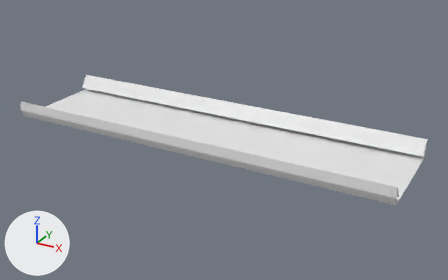
A saved change to the FBX model Assets/Graphics/Models/Track/Start/startWall.fbx.
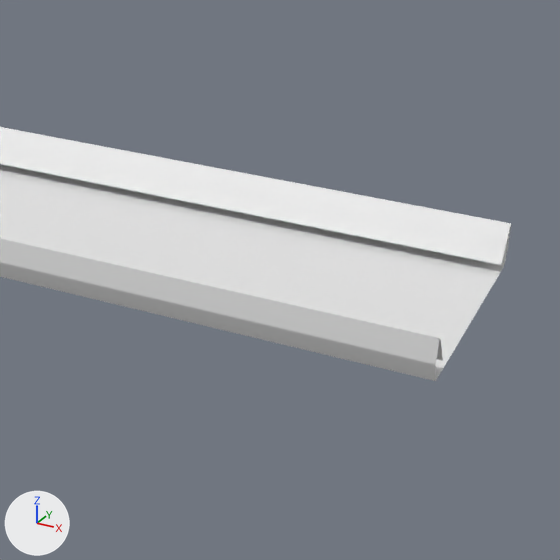
Each version is shown whole from a 50 mm camera at (0.405, -0.693, 0.332) aimed at (0.026, -0.003, -0.013), then close up on the part from 48% to 100% of the width and 16% to 100% of the height. Every picture has the same lights, and +X, +Y and +Z are marked at lower left. Materials are left out; every surface is plain grey. Where no turn or scale is listed for an object, it has been applied to the vertices.

The scene before the commit, as lines of its bpy script (objects in view):
```python
me_mesh = bpy.data.meshes.new('Mesh')
me_mesh.from_pydata(...)  # 187 vertices, 160 faces; spans x -0.281..0.281, y -0.076..0.076, z -0.012..0.012
# faces by material slot: [40, 100, 20]
me_mesh.materials.append(mat_genwallmainneon)
me_mesh.materials.append(mat_startwallmat)
me_mesh.materials.append(mat_genwalloutsideneon)
ob_startwall = bpy.data.objects.new('startWall', me_mesh)
ob_startwall.location = (0.0, 0.0, 0.0)
```
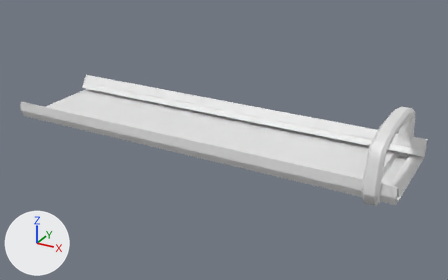
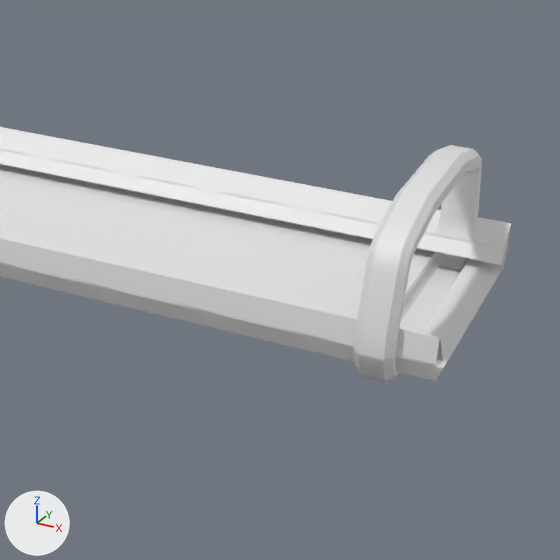
Where the change shows, as pixel boxes [x1, y1, x2, y2] in the close-ups (560 x 560 px):
'startWall', reshaped
    before: [0, 127, 511, 381]
    after: [0, 127, 511, 383]
part 1 of me_mesh, added
    after: [0, 127, 511, 383]

Edits to the bpy script that builds the scene:
```text
Change me_mesh:
    used by ob_startwall; location = (0.0, 0.0, 0.0)
    remove me_mesh.from_pydata(...)  # 187 vertices, 160 faces; spans x -0.281..0.281, y -0.076..0.076, z -0.012..0.012
    add me_mesh.from_pydata(...)  # 665 vertices, 624 faces; spans x -0.281..0.281, y -0.083..0.083, z -0.019..0.063
    me_mesh part 1: 478 vertices added at x -0.263..0.263, y -0.083..0.083, z -0.019..0.063
```
